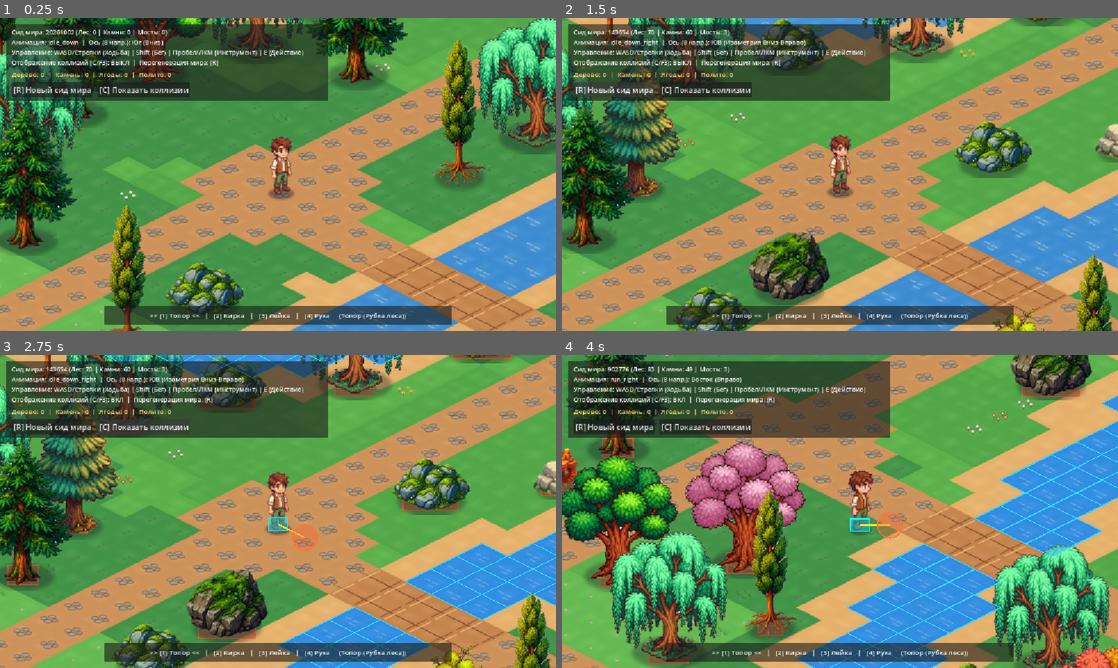
Above: before the commit, frames 1-4 (two rows, left to right).
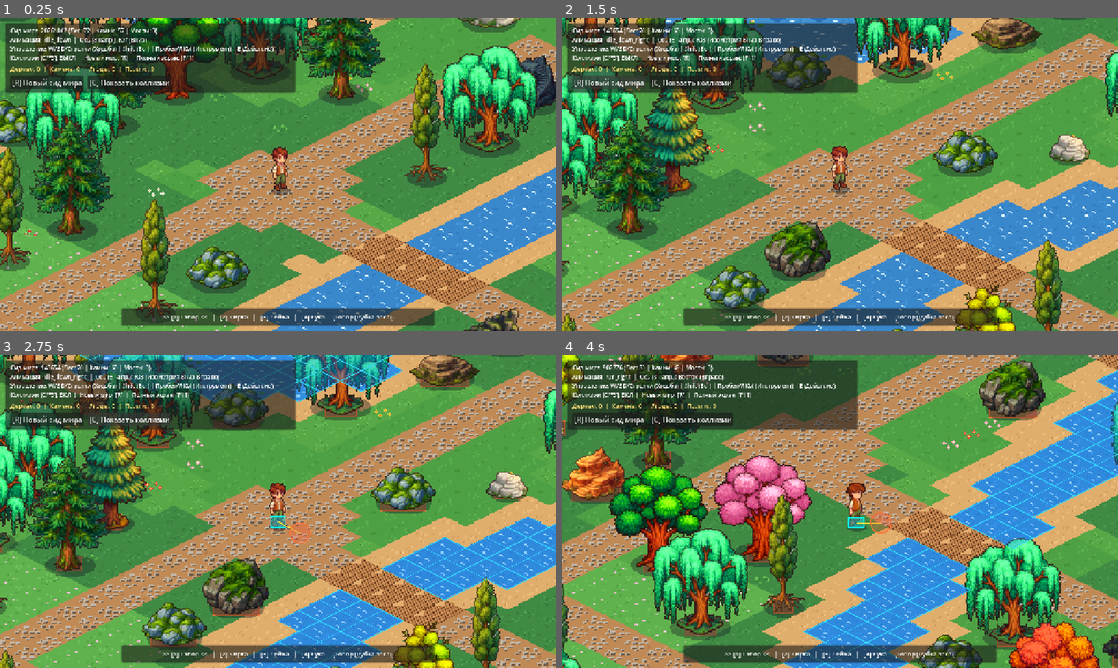
Above: after the commit, the same moments.

Repository: pajeroff/stardw
Game: Godot game, scene res://scenes/main.tscn
The game is run twice, just before and just after one commit, with the same random seed, the same clock (stepped at 60 frames per second) and the same inputs.
Inputs (mouse positions are in pixels of both pictures, inside the frame that each line leads up to):
- Up to frame 1 (0.25 s): no input
- Up to frame 2 (1.5 s): tap Enter at 0.5 s; move the mouse to (962, 158) at 0.52 s; hold D (move_right) 0.53-1.25 s; hold E (interact) 0.53-1.25 s; click (962, 158) at 0.67 s; click "[R] Новый сид мира" at 1.25 s
- Up to frame 3 (2.75 s): click "[C] Показать коллизии" at 2 s
- Up to frame 4 (4 s): move the mouse to (728, 527) at 2.77 s; hold S (move_down) 2.78-3.53 s; tap R (regenerate_world) at 2.85 s; move the mouse to (895, 442) at 3.52 s; hold D (move_right) from 3.53 s (still down); hold Shift (sprint) from 3.53 s (still down)

The runs differ from the first frame. In frame 1, 63% of the frame differs, in the area x 0-100%, y 0-100%; in frame 2, 61%; in frame 3, 62%; in frame 4, 69%.

Commit message:
Enable fullscreen mode and rebuild crisp low-res pixel-art isometric assets (zero blur)
Co-authored-by: arena-agent <297053741+arena-agent@users.noreply.github.com>

Diff:
--- a/project.godot
+++ b/project.godot
@@ -18,8 +18,9 @@
 
 [display]
 
-window/size/viewport_width=1152
-window/size/viewport_height=648
+window/size/viewport_width=1280
+window/size/viewport_height=720
+window/size/mode=3
 window/stretch/mode="canvas_items"
 window/stretch/aspect="expand"
 
@@ -106,6 +107,6 @@
 
 [rendering]
 
-textures/canvas_textures/default_texture_filter=1
+textures/canvas_textures/default_texture_filter=0
 2d/snap/snap_2d_transforms_to_pixel=false
 2d/snap/snap_2d_vertices_to_pixel=false
--- a/scenes/player.tscn
+++ b/scenes/player.tscn
@@ -18,7 +18,7 @@
 script = ExtResource("1_player_script")
 
 [node name="Sprite2D" type="Sprite2D" parent="."]
-texture_filter = 2
+texture_filter = 1
 position = Vector2(0, -38)
 texture = ExtResource("2_player_tex")
 hframes = 8
@@ -43,6 +43,6 @@
 
 [node name="Camera2D" type="Camera2D" parent="."]
 position = Vector2(0, -24)
-zoom = Vector2(1.65, 1.65)
+zoom = Vector2(1.5, 1.5)
 position_smoothing_enabled = true
 position_smoothing_speed = 8.0
--- a/scenes/world.tscn
+++ b/scenes/world.tscn
@@ -8,10 +8,10 @@
 script = ExtResource("1_world_script")
 
 [node name="GroundLayer" type="TileMapLayer" parent="."]
-texture_filter = 2
+texture_filter = 1
 
 [node name="DecorLayer" type="TileMapLayer" parent="."]
-texture_filter = 2
+texture_filter = 1
 
 [node name="WaterBody" type="StaticBody2D" parent="."]
 collision_layer = 1
--- a/scenes/world_object.tscn
+++ b/scenes/world_object.tscn
@@ -13,7 +13,7 @@
 script = ExtResource("1_obj_script")
 
 [node name="Sprite2D" type="Sprite2D" parent="."]
-texture_filter = 2
+texture_filter = 1
 texture = ExtResource("2_obj_tex")
 offset = Vector2(0, -76)
 
--- a/scripts/hud.gd
+++ b/scripts/hud.gd
@@ -17,6 +17,9 @@
 
 func _ready() -> void:
 	if world:
+		_current_seed = world.world_seed
+		if not world.last_world_stats.is_empty():
+			_world_stats = world.last_world_stats
 		world.world_regenerated.connect(_on_world_regenerated)
 		world.inventory_updated.connect(_on_inventory_updated)
 		var player: Player = world.get_node_or_null("YSortRoot/Player")
@@ -81,7 +84,7 @@
 			]
 			+ "Анимация: %s_%s  |  Ось (8 напр.): %s\n" % [_current_anim, _current_dir, dir_ru]
 			+ "Управление: WASD/Стрелки (Ходьба) | Shift (Бег) | Пробел/ЛКМ (Инструмент) | E (Действие)\n"
-			+ "Отображение коллизий [C/F3]: %s  |  Перегенерация мира: [R]" % col_state
+			+ "Коллизии [C/F3]: %s  |  Новый мир: [R]  |  Полный экран: [F11]" % col_state
 		)
 
 	if hotbar_label:
--- a/scripts/world.gd
+++ b/scripts/world.gd
@@ -25,6 +25,7 @@
 var tile_set_resource: TileSet
 var water_cells: Array[Vector2i] = []
 var debug_collisions: bool = false
+var last_world_stats: Dictionary = {}
 var _water_anim_timer: float = 0.0
 var _water_anim_phase: int = 0
 
@@ -37,6 +38,9 @@
 
 
 func _ready() -> void:
+	if DisplayServer.window_get_mode() != DisplayServer.WINDOW_MODE_FULLSCREEN:
+		DisplayServer.window_set_mode(DisplayServer.WINDOW_MODE_FULLSCREEN)
+
 	_build_tileset_with_collisions()
 	ground_layer.tile_set = tile_set_resource
 	decor_layer.tile_set = tile_set_resource
@@ -54,6 +58,15 @@
 		regenerate_random_world()
 	elif event.is_action_pressed("toggle_debug_collisions"):
 		toggle_collision_debug()
+	elif event is InputEventKey and event.pressed and not event.echo and event.keycode == KEY_F11:
+		toggle_fullscreen()
+
+
+func toggle_fullscreen() -> void:
+	if DisplayServer.window_get_mode() == DisplayServer.WINDOW_MODE_FULLSCREEN:
+		DisplayServer.window_set_mode(DisplayServer.WINDOW_MODE_WINDOWED)
+	else:
+		DisplayServer.window_set_mode(DisplayServer.WINDOW_MODE_FULLSCREEN)
 
 
 func _process(delta: float) -> void:
@@ -460,12 +473,13 @@
 	if debug_overlay:
 		debug_overlay.queue_redraw()
 
-	world_regenerated.emit(world_seed, {
+	last_world_stats = {
 		"trees": tree_count,
 		"rocks": rock_count,
 		"water_tiles": water_count,
 		"bridges": bridge_spans.size(),
-	})
+	}
+	world_regenerated.emit(world_seed, last_world_stats)
 
 
 func _has_neighbor_in_dict(dict: Dictionary, cell: Vector2i, radius: int) -> bool:
Binary file changed: assets/objects/bush_berry.png
Binary file changed: assets/objects/log_fallen.png
Binary file changed: assets/objects/rock_basalt.png
Binary file changed: assets/objects/rock_flat.png
Binary file changed: assets/objects/rock_large.png
Binary file changed: assets/objects/rock_limestone.png
Binary file changed: assets/objects/rock_river.png
Binary file changed: assets/objects/rock_sandstone.png
Binary file changed: assets/objects/rock_slate.png
Binary file changed: assets/objects/rock_small.png
Binary file changed: assets/objects/tree_birch.png
Binary file changed: assets/objects/tree_cedar.png
(and 12 more such lines)
